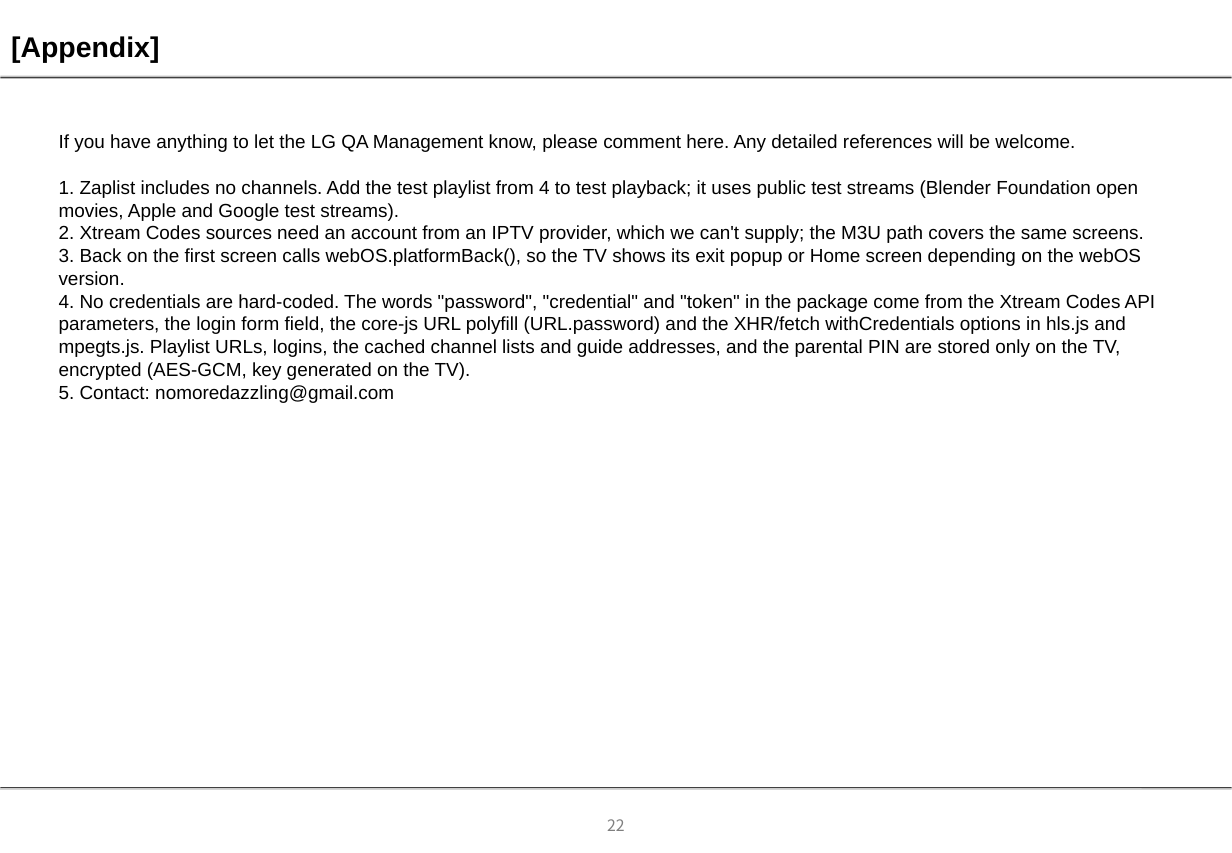
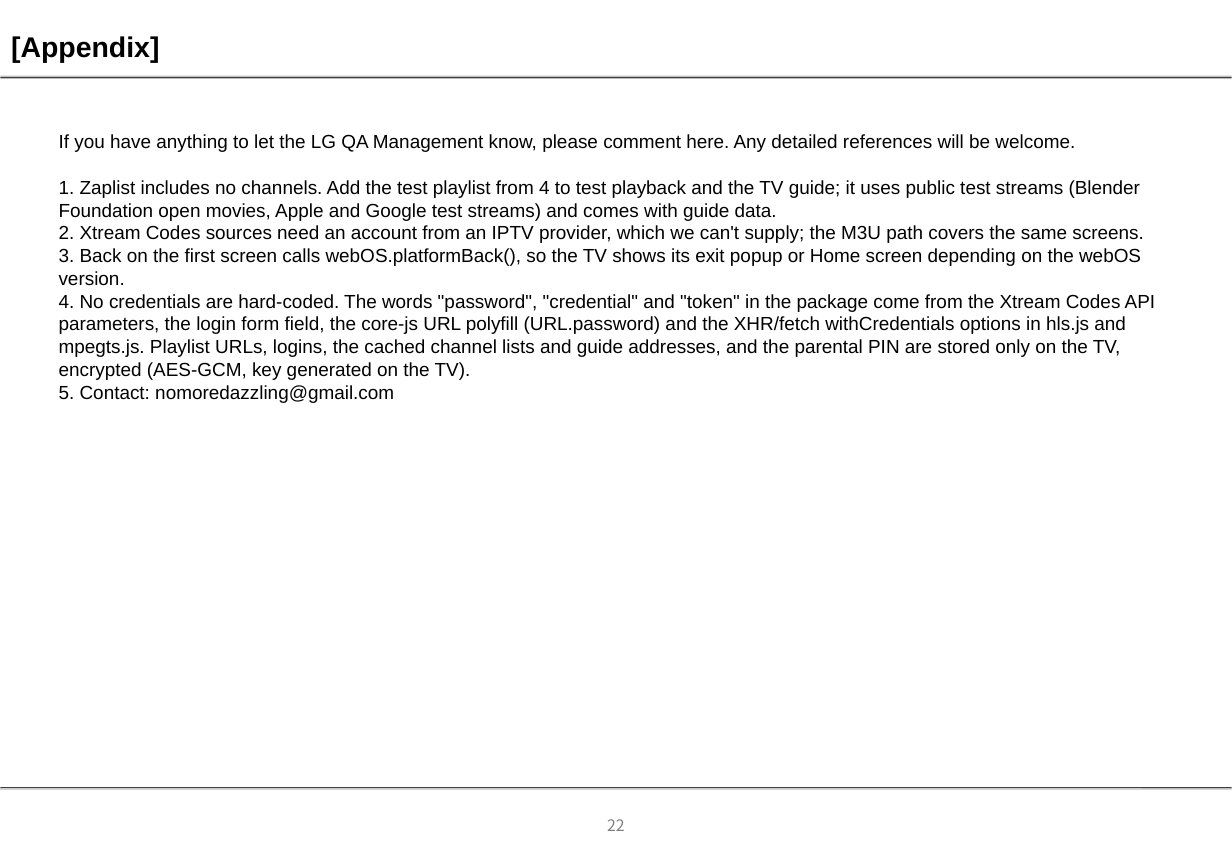
Before and after one commit to dazzling-no-more/zaplist, a slide deck: slide 22 of store/lg-qa/Zaplist_UX_Scenario_1.0.0.pptx. Drawn at 1232x853 pixels with LibreOffice and Linux fonts; fonts in the diff are those of the drawing; background and template pictures are left out. Boxes give left, top, right and bottom in pixels: in the first picture for what was removed or moved away, otherwise in the second. Text is boxed around its words. In the diff, an @@ line names an element or a change of style, - is before the commit and + after.

```diff
--- a/store/lg-qa/Zaplist_UX_Scenario_1.0.0.pptx
+++ b/store/lg-qa/Zaplist_UX_Scenario_1.0.0.pptx
@@ text at (59, 180, 1141, 221): text changed @@
-1. Zaplist includes no channels. Add the test playlist from 4 to test playback; it uses public test streams (Blender Foundation open movies, Apple and Google test streams).
+1. Zaplist includes no channels. Add the test playlist from 4 to test playback and the TV guide; it uses public test streams (Blender Foundation open movies, Apple and Google test streams) and comes with guide data.
```
Also in this commit, not shown: 2 other slides changed, 9 other files.
